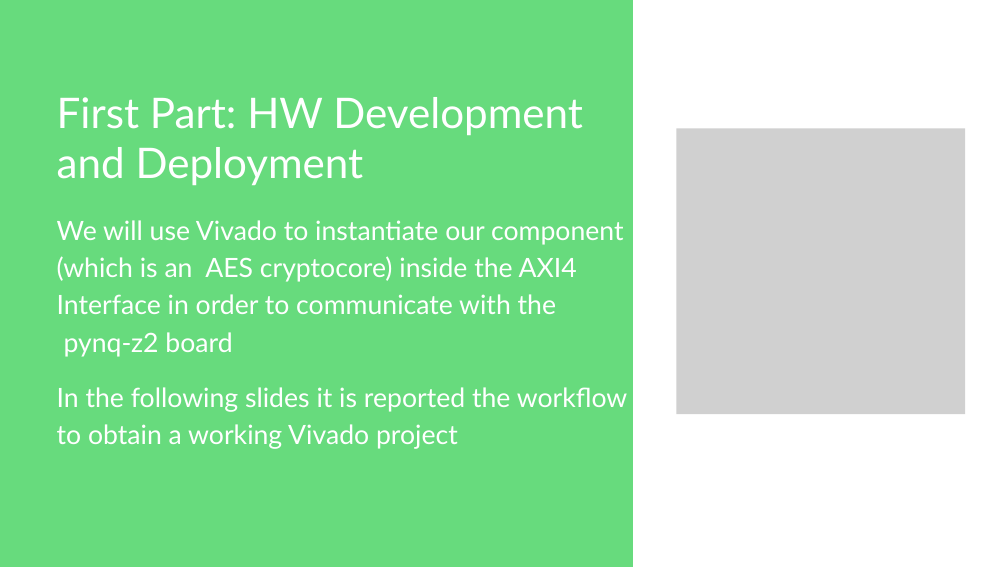
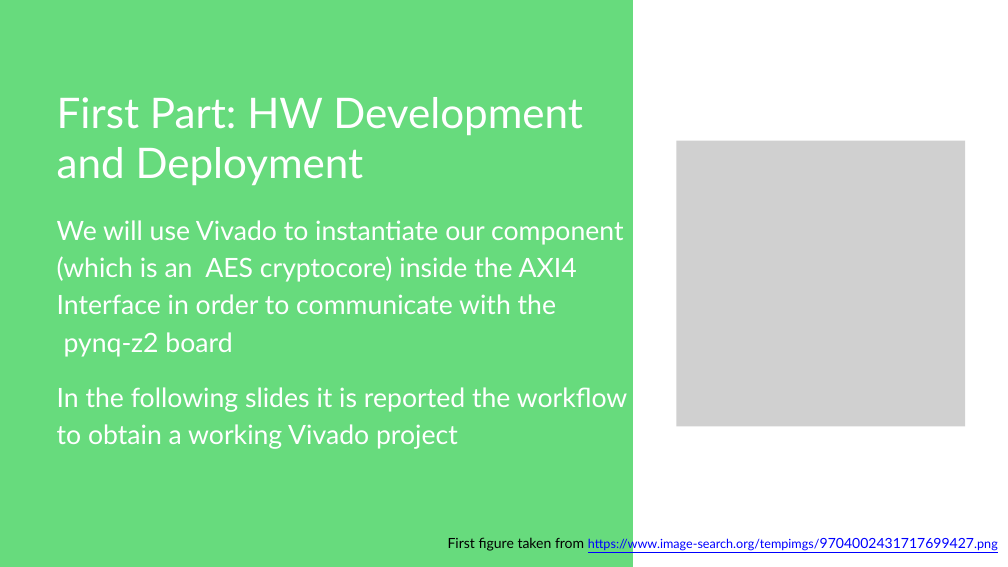
Before and after one commit to japanninja74/OS_aes-cryptocore-driver, a slide deck: slide 4 of docs/presentation.pptx. Drawn at 1008x567 pixels with LibreOffice and Linux fonts; fonts in the diff are those of the drawing; grey boxes stand for pictures. Boxes give left, top, right and bottom in pixels: in the first picture for what was removed or moved away, otherwise in the second. Text is boxed around its words. In the diff, an @@ line names an element or a change of style, - is before the commit and + after.

```diff
--- a/docs/presentation.pptx
+++ b/docs/presentation.pptx
@@ picture: place and size @@
-picture at bbox=[676, 129, 965, 414]
+picture at bbox=[676, 141, 965, 426]
@@ text added at bbox=[448, 537, 998, 552], 18 pt, text #0000FF, underline @@
+First figure taken from https://www.image-search.org/tempimgs/9704002431717699427.png
```
Also in this commit, not shown: 20 other slides changed, 3 slides added, 2 slides removed, 1 other file.
